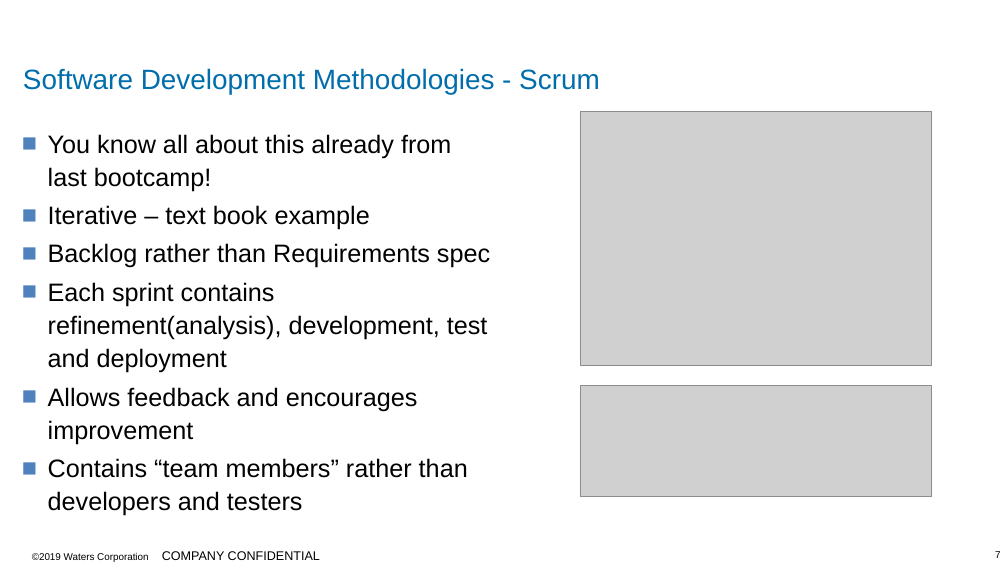
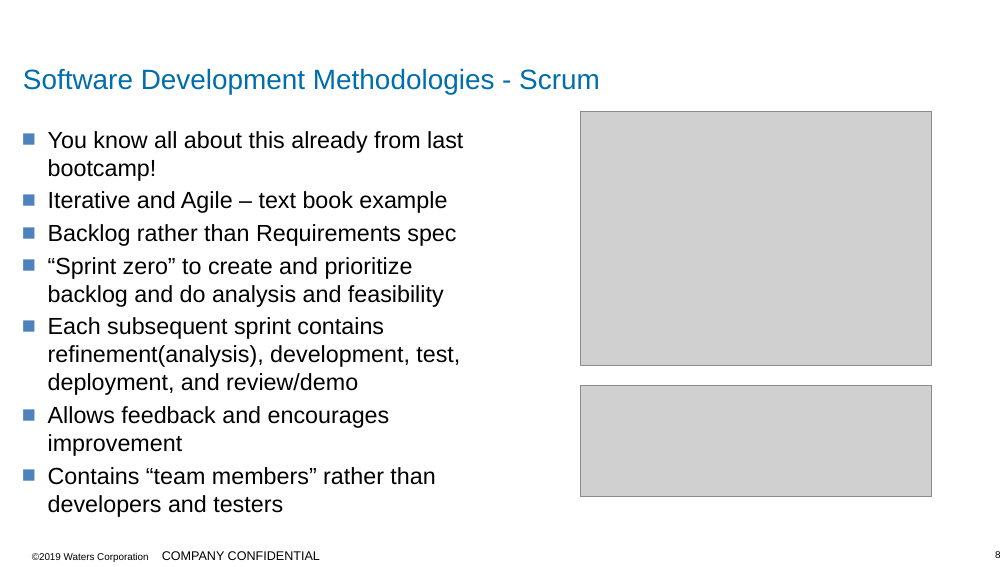
Before and after one commit to MCR-Digital/apprentice-boot-camp-methodologies, a slide deck: slide 8 of docs/Apprentice Bootcamp - Methodologies Part1.pptx (slide 7 before the commit). Drawn at 1008x567 pixels with LibreOffice and Linux fonts; fonts in the diff are those of the drawing; grey boxes stand for pictures; background and template pictures are left out. Boxes give left, top, right and bottom in pixels: in the first picture for what was removed or moved away, otherwise in the second. Text is boxed around its words. In the diff, an @@ line names an element or a change of style, - is before the commit and + after.

Commit message:
More slide decks

```diff
--- a/docs/Apprentice Bootcamp - Methodologies Part1.pptx
+++ b/docs/Apprentice Bootcamp - Methodologies Part1.pptx
@@ text at (x1=48, y1=131, x2=463, y2=517): size 24 to 22.2 pt in "You know all about this already from ...", "Backlog rather than Requirements spec", "Allows feedback and encourages improvement", "Contains “team members” rather than developers and ..."; line spacing 1.1 to 1 @@
@@ text at (x1=48, y1=191, x2=447, y2=213): text changed; size 24 to 22.2 pt @@
-■ Iterative – text book example
+■ Iterative and Agile – text book example
@@ text at (x1=48, y1=257, x2=460, y2=395): text changed; size 24 to 22.2 pt @@
-■ Each sprint contains refinement(analysis), development, test and deployment
+■ “Sprint zero” to create and prioritize backlog and do analysis and feasibility
+■ Each subsequent sprint contains refinement(analysis), development, test, deployment, and review/demo
@@ page number at (x1=995, y1=551, x2=1000, y2=558): text changed @@
-7
+8
```
Also in this commit, not shown: 5 other slides changed, 1 slide added, 6 other files.
